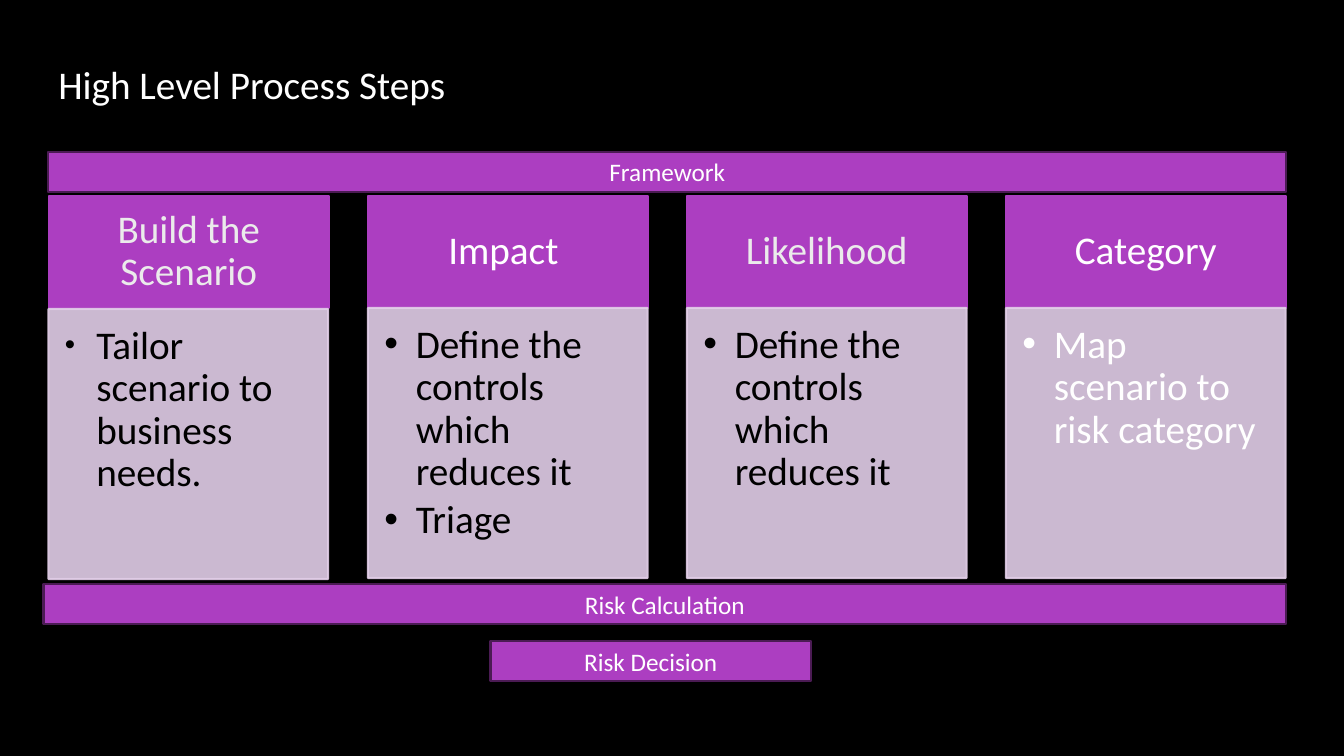
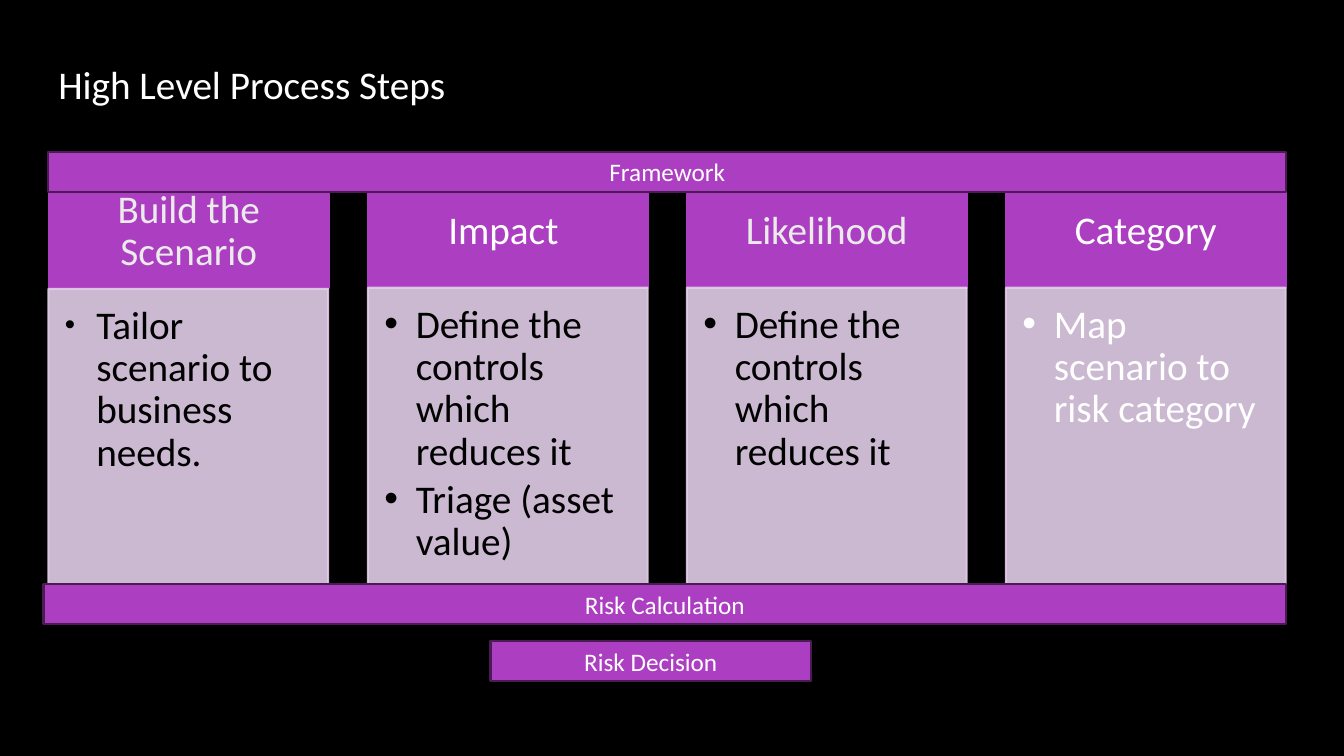
Before and after one commit to misge-dotcom/LSZ_2025, a slide deck: slide 6 of Cyber Risk from Theory to Practice LSZ2025.pptx. Drawn at 1344x756 pixels with LibreOffice and Linux fonts; fonts in the diff are those of the drawing; background and template pictures are left out. Boxes give left, top, right and bottom in pixels: in the first picture for what was removed or moved away, otherwise in the second. Text is boxed around its words. In the diff, an @@ line names an element or a change of style, - is before the commit and + after.

Commit message:
Automated update from PowerShell

```diff
--- a/Cyber Risk from Theory to Practice LSZ2025.pptx
+++ b/Cyber Risk from Theory to Practice LSZ2025.pptx
@@ 4 texts, 4 rectangles: place and size @@
-4 texts, 4 rectangles at (48,197,1287,309)
+4 texts, 4 rectangles at (48,175,1287,287)
@@ text "Tailor scenario to business needs.": place and size @@
-text "Tailor scenario to business needs." at (96,331,272,487)
+text "Tailor scenario to business needs." at (96,311,272,467)
@@ rectangle: place and size @@
-rectangle at (48,310,329,580)
+rectangle at (48,289,329,600)
@@ text "Define the controls which reduces ...": place and size @@
-text "Define the controls which reduces ..." at (416,330,582,540)
+text "Define the controls which reduces ..." at (416,310,614,560)
@@ rectangle: place and size @@
-rectangle at (368,309,648,579)
+rectangle at (368,287,648,598)
@@ text "Define the controls which reduces ...": place and size @@
-text "Define the controls which reduces ..." at (735,330,901,486)
+text "Define the controls which reduces ..." at (735,310,901,466)
@@ rectangle: place and size @@
-rectangle at (687,309,967,579)
+rectangle at (687,287,967,598)
@@ text "Map scenario to risk category": place and size @@
-text "Map scenario to risk category" at (1054,333,1255,450)
+text "Map scenario to risk category" at (1054,313,1255,429)
@@ rectangle: place and size @@
-rectangle at (1006,309,1287,579)
+rectangle at (1006,287,1287,598)
@@ text at (416,484,614,560): text changed @@
-  • Triage
+  • Triage (asset value)
```
